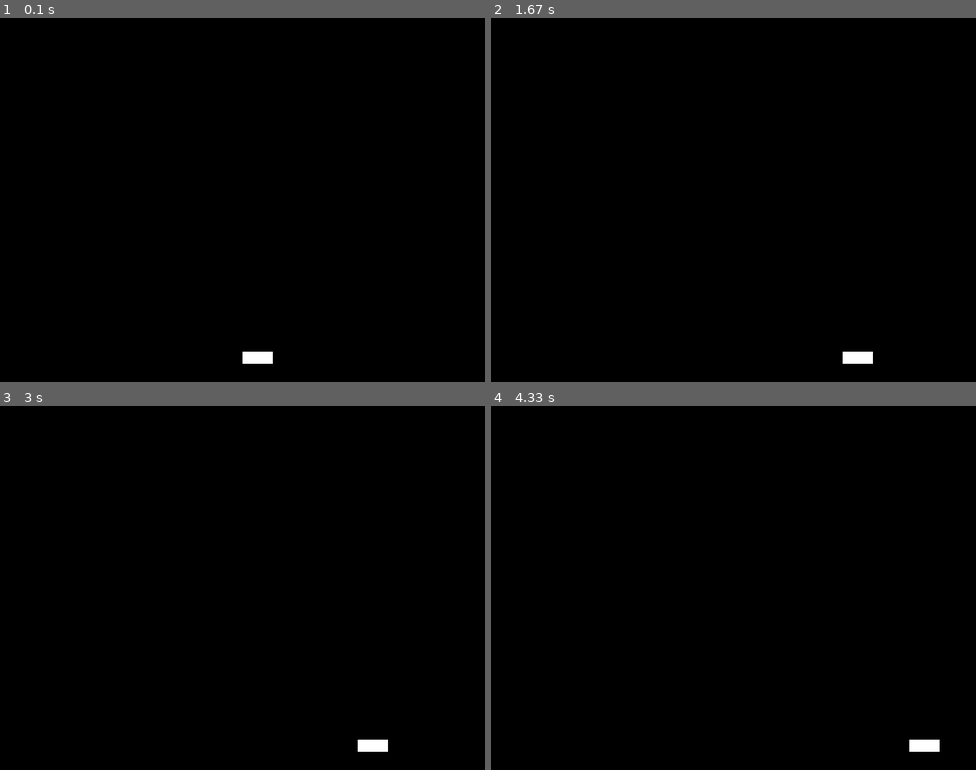
Above: before the commit, frames 1-4 (two rows, left to right).
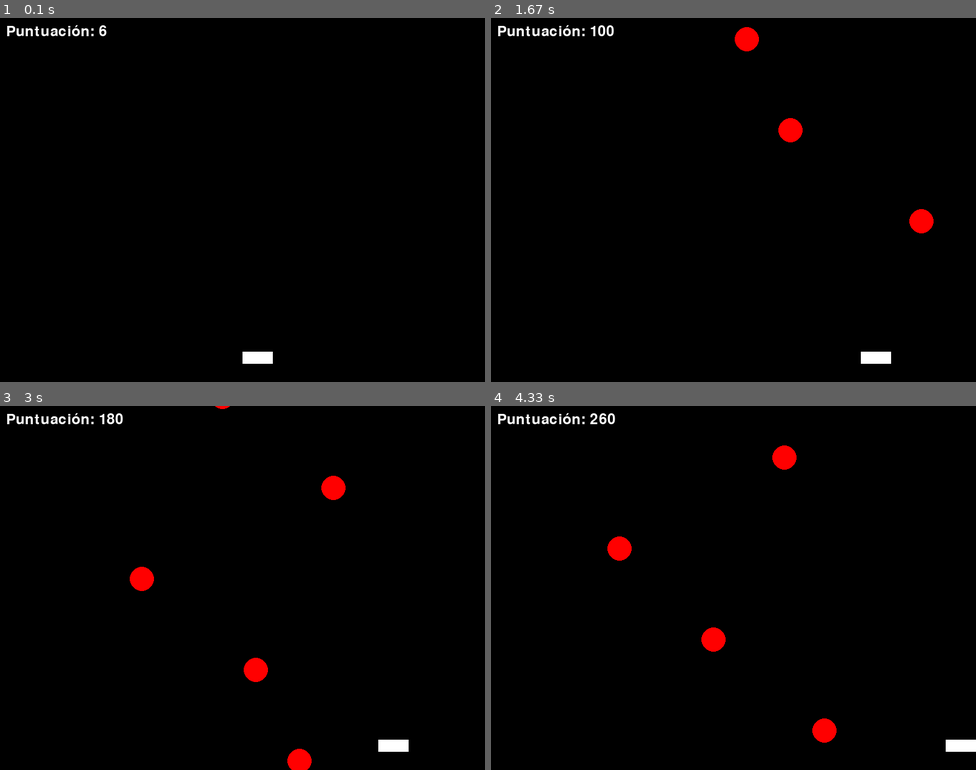
Above: after the commit, the same moments.

Repository: cdanielrua/videogamepygame
Game: pygame game, started from main.py
The game is run twice, just before and just after one commit, with the same random seed, the same clock (stepped at 60 frames per second) and the same inputs.
Inputs:
- Up to frame 1 (0.1 s): no input
- Up to frame 2 (1.67 s): hold Right 0.33-0.8 s; hold Right 0.83-1.3 s; hold Left from 1.33 s (still down)
- Up to frame 3 (3 s): release Left at 1.87 s; hold Left 1.9-2.3 s; hold Right 2.33-2.97 s
- Up to frame 4 (4.33 s): hold Left 3-3.47 s; hold Right 3.5-3.97 s; hold Right from 4 s (still down)

The runs differ from the first frame. In frame 1, 0.3% of the frame differs, in the area x 1-22%, y 1-5%; in frame 2, 1.4%; in frame 3, 1.6%; in frame 4, 1.8%, in the area x 1-100%, y 1-95%.

Commit message:
se agrega asteroides colisiones y puntuacion

Diff:
--- a/main.py
+++ b/main.py
@@ -17,25 +17,44 @@
 
 # Variables del jugador
 ship_x, ship_y = WIDTH // 2, HEIGHT - 50
-ship_speed = 5
+ship_speed = 7
+ship_width, ship_height = 50, 20
 
 # Lista de asteroides
 asteroids = []
+asteroid_speed = 5
+spawn_timer = 30  # Controla la frecuencia de aparición de asteroides
+
+# Puntuación
+score = 0
 
 def draw_ship(screen, x, y):
-    pygame.draw.rect(screen, WHITE, (x, y, 50, 20))
+    """Dibuja la nave del jugador."""
+    pygame.draw.rect(screen, WHITE, (x, y, ship_width, ship_height))
 
-def draw_asteroid(screen, asteroid_list):
+def draw_asteroids(screen, asteroid_list):
+    """Dibuja los asteroides."""
     for asteroid in asteroid_list:
-        pygame.draw.circle(screen, RED, asteroid, 20)
+        pygame.draw.circle(screen, RED, (asteroid[0], asteroid[1]), 20)
+
+def check_collision(asteroid_list, x, y):
+    """Verifica si algún asteroide choca con la nave."""
+    for asteroid in asteroid_list:
+        if (x < asteroid[0] < x + ship_width) and (y < asteroid[1] < y + ship_height):
+            return True
+    return False
 
 def main():
-    global ship_x  # Declarar ship_x como global para modificarla dentro de la función
+    global ship_x, score  # Declarar variables globales
 
     clock = pygame.time.Clock()
     running = True
+    frame_count = 0  # Contador para el temporizador de asteroides
+
     while running:
         screen.fill(BLACK)
+
+        # Eventos del juego
         for event in pygame.event.get():
             if event.type == pygame.QUIT:
                 running = False
@@ -44,10 +63,39 @@
         keys = pygame.key.get_pressed()
         if keys[pygame.K_LEFT] and ship_x > 0:
             ship_x -= ship_speed
-        if keys[pygame.K_RIGHT] and ship_x < WIDTH - 50:
+        if keys[pygame.K_RIGHT] and ship_x < WIDTH - ship_width:
             ship_x += ship_speed
 
+        # Generación de asteroides
+        frame_count += 1
+        if frame_count % spawn_timer == 0:
+            asteroid_x = random.randint(0, WIDTH)
+            asteroid_y = -20  # Comienza fuera de la pantalla
+            asteroids.append([asteroid_x, asteroid_y])
+
+        # Movimiento de asteroides
+        for asteroid in asteroids:
+            asteroid[1] += asteroid_speed
+
+        # Eliminar asteroides que salen de la pantalla
+        asteroids[:] = [asteroid for asteroid in asteroids if asteroid[1] < HEIGHT]
+
+        # Comprobar colisión
+        if check_collision(asteroids, ship_x, ship_y):
+            print(f"¡Juego terminado! Puntuación final: {score}")
+            running = False
+
+        # Incrementar puntuación
+        score += 1
+
+        # Dibujar elementos
         draw_ship(screen, ship_x, ship_y)
+        draw_asteroids(screen, asteroids)
+
+        # Mostrar puntuación
+        score_text = font.render(f"Puntuación: {score}", True, WHITE)
+        screen.blit(score_text, (10, 10))
+
         pygame.display.flip()
         clock.tick(60)
 
